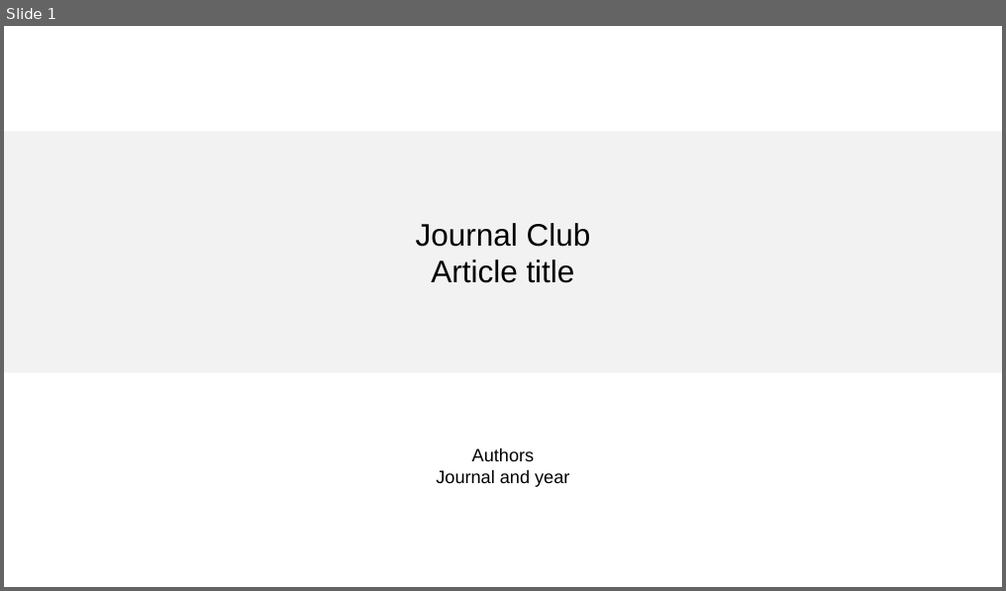
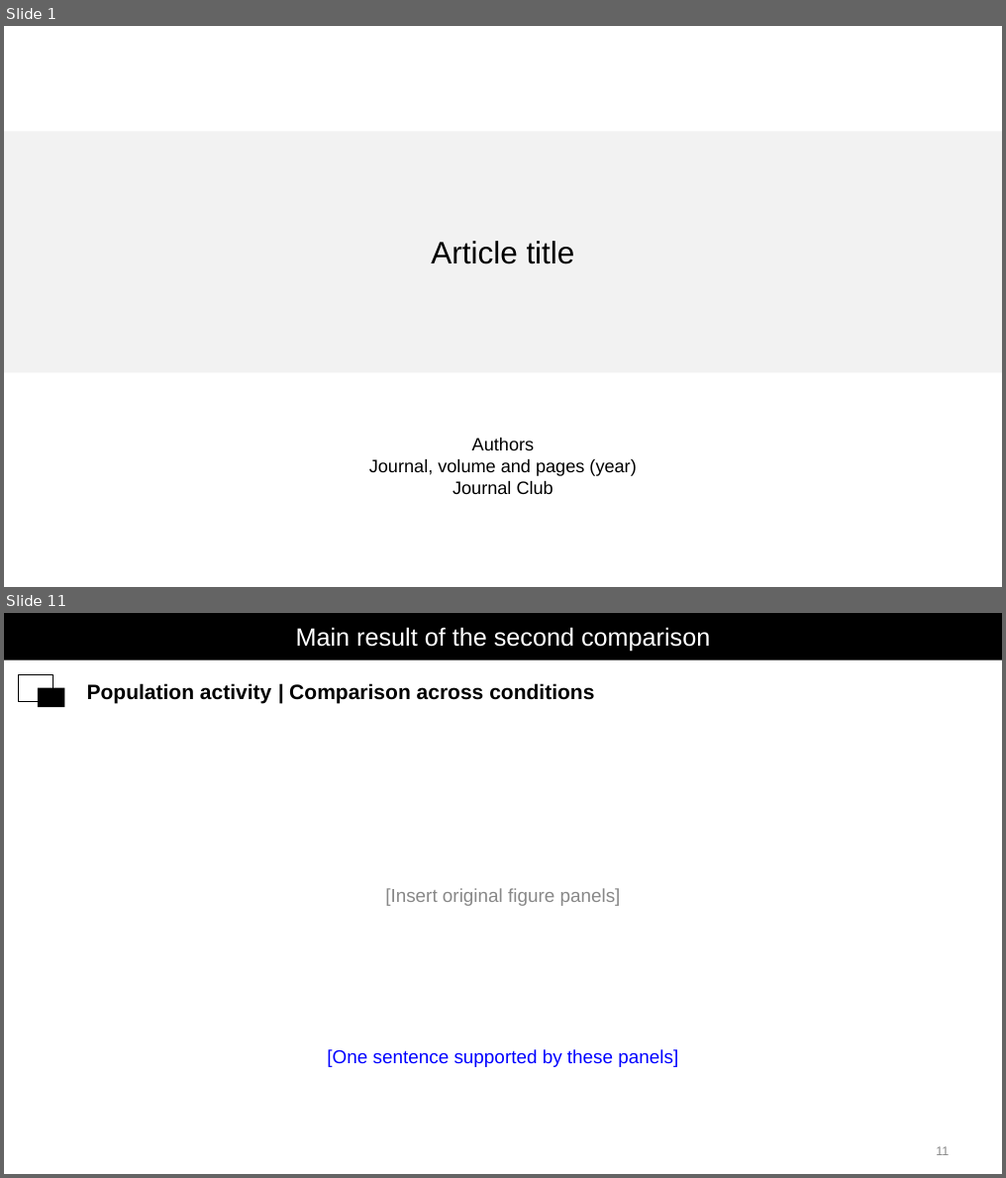
Before and after one commit to zhang-mengjia/journal-club-ppt, a slide deck: assets/jc-reference.pptx. Shown one above the other, each under a label of ours: slide 1 before the commit, slides 1 and 11 after it; the slides between them are not shown. The pictures are 1006x591 and 1006x1178 pixels, drawn with LibreOffice and Linux fonts; fonts in the diff are those of the drawing. Boxes give left, top, right and bottom in pixels: in the first picture for what was removed or moved away, otherwise in the second. Text is boxed around its words. In the diff, an @@ line names an element or a change of style, - is before the commit and + after.

Commit message:
Match Bowler journal club structure and validate author lineage and headings

```diff
--- a/assets/jc-reference.pptx
+++ b/assets/jc-reference.pptx
@@ slide 11 added at (4, 613, 1002, 1174), background #FFFFFF @@
@@ rectangle added at (4, 613, 1002, 661), fill #000000, 24 pt, text #FFFFFF @@
+Main result of the second comparison
@@ rectangle added at (18, 674, 54, 701), fill #FFFFFF, outline #000000 0.75 pt @@
@@ rectangle added at (38, 688, 64, 707), fill #000000 @@
@@ text added at (87, 683, 594, 703), 20 pt, text #000000, bold @@
+Population activity | Comparison across conditions
@@ text added at (385, 888, 621, 906), 18 pt, text #888888 @@
+[Insert original figure panels]
@@ text added at (327, 1050, 678, 1067), 18 pt, text #0000FF @@
+[One sentence supported by these panels]
@@ text added at (936, 1147, 948, 1156), 12 pt, text #888888 @@
+11
@@ slide 1 changed as well @@
@@ text in rectangle at (416, 223, 591, 247): paragraph removed @@
-Journal Club
@@ text at (369, 460, 636, 494): text changed @@
-Journal and year
+Journal, volume and pages (year)
+Journal Club
```
Also in this commit, not shown: 1 other slide changed, 11 other slides added, 2 slides removed, 9 other files.
